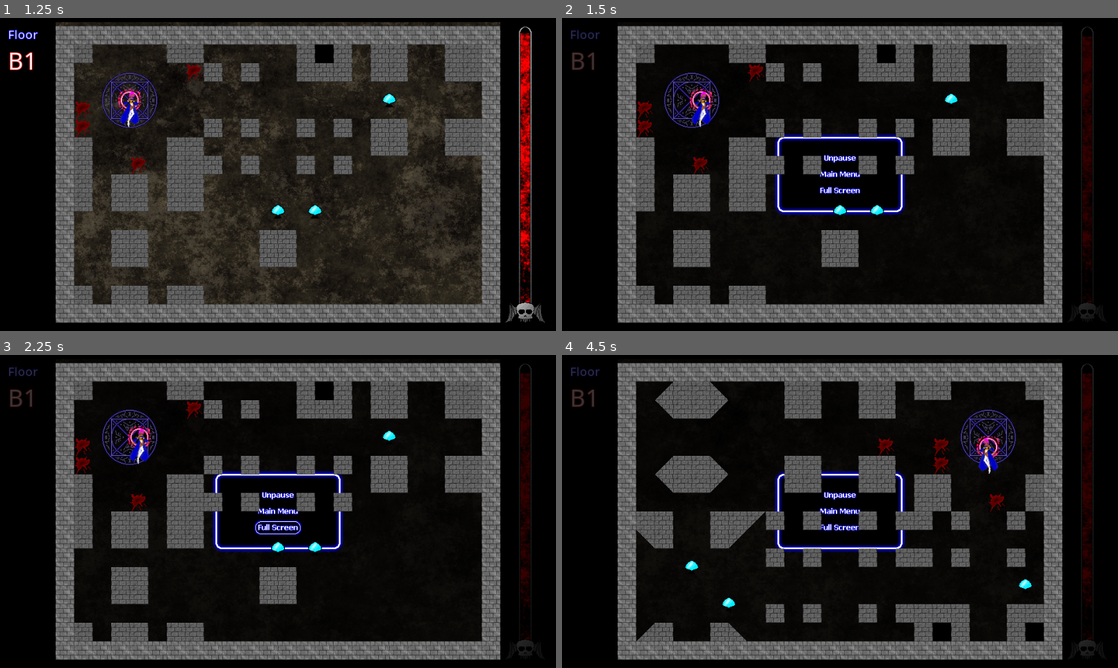
Above: before the commit, frames 1-4 (two rows, left to right).
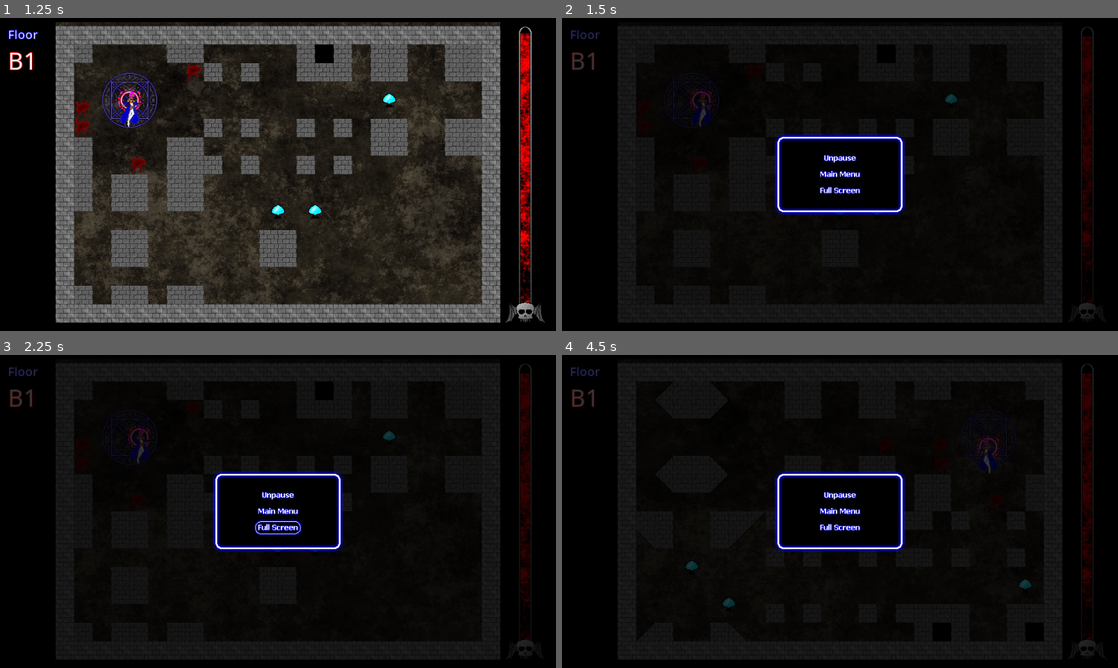
Above: after the commit, the same moments.

Repository: alpacanumerals/LD51
Game: Godot game, scene res://Title.tscn
The game is run twice, just before and just after one commit, with the same random seed, the same clock (stepped at 60 frames per second) and the same inputs.
Inputs (mouse positions are in pixels of both pictures, inside the frame that each line leads up to):
- Up to frame 1 (1.25 s): click (239, 152) at 0.5 s
- Up to frame 2 (1.5 s): tap Enter at 1.25 s; move the mouse to (962, 158) at 1.27 s; hold Right (ui_right) from 1.28 s (still down); tap P at 1.35 s; click (962, 158) at 1.42 s
- Up to frame 3 (2.25 s): release Right (ui_right) at 2 s; click (278, 527) at 2 s
- Up to frame 4 (4.5 s): click (840, 511) at 2.75 s; click (801, 489) at 3.5 s; move the mouse to (728, 527) at 4.27 s; hold Down (ui_down) from 4.28 s (still down); tap P at 4.35 s

Frame 1 is identical in both runs. In frame 2, 29% of the frame differs, in the area x 10-90%, y 2-98%; in frame 3, 29%; in frame 4, 31%.

Commit message:
box fixes

Diff:
--- a/level/GameOver.tscn
+++ b/level/GameOver.tscn
@@ -5,7 +5,8 @@
 [ext_resource path="res://art/buttons/buttons_mainmenu_mouse.png" type="Texture" id=3]
 [ext_resource path="res://level/gameover.gd" type="Script" id=4]
 
-[node name="Node" type="Node"]
+[node name="Node" type="Node2D"]
+z_index = 7
 script = ExtResource( 4 )
 
 [node name="TextureRect" type="TextureRect" parent="."]
@@ -16,23 +17,21 @@
 [node name="MarginContainer" type="MarginContainer" parent="."]
 anchor_right = 1.0
 anchor_bottom = 1.0
-margin_left = 14.0
-margin_top = 14.0
-margin_right = -14.0
-margin_bottom = -14.0
+margin_right = 960.0
+margin_bottom = 540.0
 rect_scale = Vector2( 1, 0.998295 )
 
 [node name="CenterContainer" type="CenterContainer" parent="MarginContainer"]
-margin_right = 932.0
-margin_bottom = 512.0
+margin_right = 960.0
+margin_bottom = 540.0
 size_flags_horizontal = 3
 size_flags_vertical = 3
 
 [node name="Main Menu" type="TextureButton" parent="MarginContainer/CenterContainer"]
-margin_left = 426.0
-margin_top = 244.0
-margin_right = 506.0
-margin_bottom = 268.0
+margin_left = 440.0
+margin_top = 258.0
+margin_right = 520.0
+margin_bottom = 282.0
 texture_normal = ExtResource( 2 )
 texture_hover = ExtResource( 3 )
 
--- a/level/PauseBox.tscn
+++ b/level/PauseBox.tscn
@@ -9,13 +9,13 @@
 [ext_resource path="res://art/buttons/buttons_mainmenu_mouse.png" type="Texture" id=7]
 [ext_resource path="res://art/buttons/buttons_unpause.png" type="Texture" id=8]
 
-[node name="Node" type="Node"]
+[node name="Node" type="Node2D"]
+z_index = 7
 script = ExtResource( 1 )
 
 [node name="ColorRect" type="ColorRect" parent="."]
-show_behind_parent = true
-anchor_right = 1.0
-anchor_bottom = 1.0
+margin_right = 960.0
+margin_bottom = 540.0
 size_flags_horizontal = 3
 size_flags_vertical = 3
 color = Color( 0, 0, 0, 0.784314 )
@@ -23,6 +23,8 @@
 [node name="CenterContainer" type="CenterContainer" parent="."]
 anchor_right = 1.0
 anchor_bottom = 1.0
+margin_right = 960.0
+margin_bottom = 540.0
 
 [node name="TextureRect" type="TextureRect" parent="CenterContainer"]
 margin_left = 367.0
--- a/level/map.gd
+++ b/level/map.gd
@@ -102,7 +102,6 @@
     for n in map_blocks.size():
         var x_offset = (n % 3) * 8
         var y_offset = int(n / 3) * 8
-        print(map_blocks[n][9])
         for spawn in map_blocks[n][9]:
             var x = spawn[0] + x_offset
             var y = spawn[1] + y_offset
